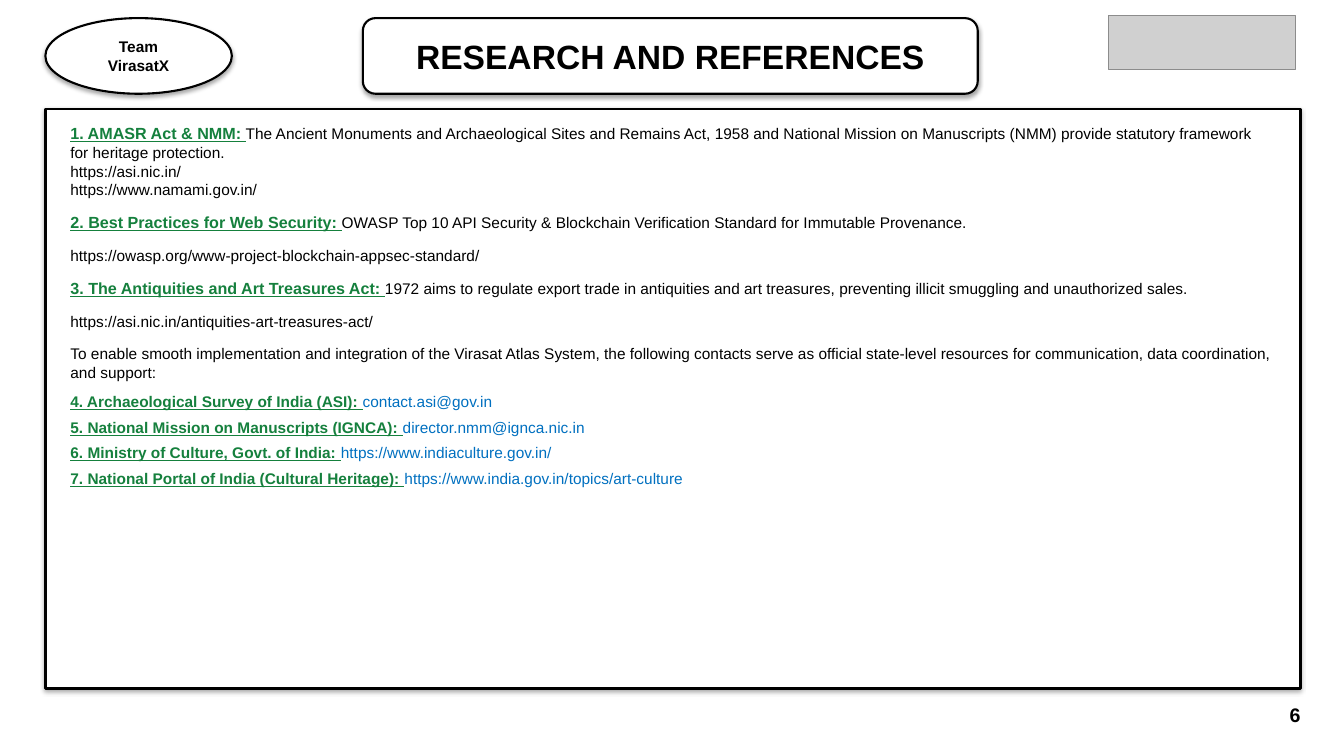
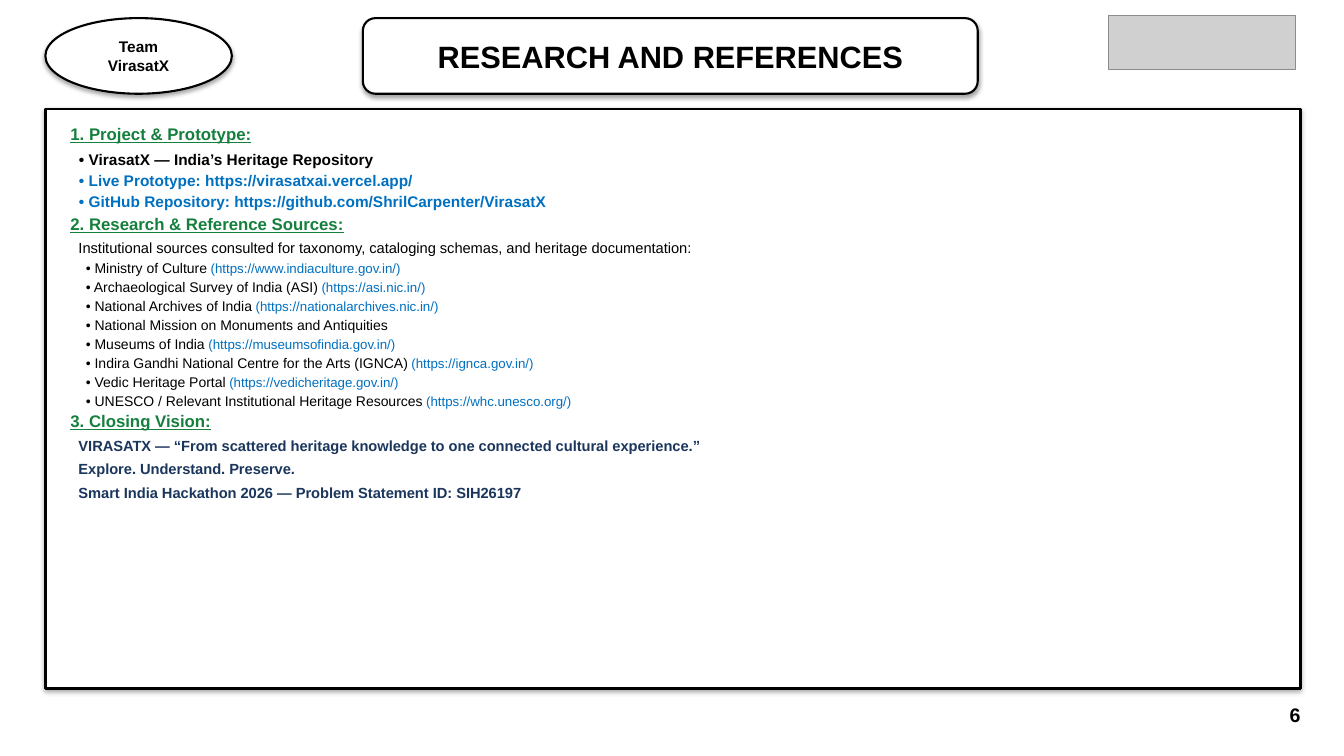
Before and after one commit to ShrilCarpenter/VirasatX, a slide deck: slide 6 of sih_presentation/SIH2026_VirasatX_Idea_Submission.pptx. Drawn at 1344x756 pixels with LibreOffice and Linux fonts; fonts in the diff are those of the drawing; grey boxes stand for pictures. Boxes give left, top, right and bottom in pixels: in the first picture for what was removed or moved away, otherwise in the second. Text is boxed around its words. In the diff, an @@ line names an element or a change of style, - is before the commit and + after.

Commit message:
fix(presentation): update VirasatX content with accurate, verified claims and zero visual design changes

```diff
--- a/sih_presentation/SIH2026_VirasatX_Idea_Submission.pptx
+++ b/sih_presentation/SIH2026_VirasatX_Idea_Submission.pptx
@@ rounded rectangle "RESEARCH AND REFERENCES" at (363,18,978,94): size 24 to 22 pt @@
@@ text at (70,128,700,498): text changed; size 11 to 10 pt @@
-1. AMASR Act & NMM: The Ancient Monuments and Archaeological Sites and Remains Act, 1958 and National Mission on Manuscripts (NMM) provide statutory framework for heritage protection.
-https://asi.nic.in/
-https://www.namami.gov.in/
-2. Best Practices for Web Security: OWASP Top 10 API Security & Blockchain Verification Standard for Immutable Provenance.
-https://owasp.org/www-project-blockchain-appsec-standard/
-3. The Antiquities and Art Treasures Act: 1972 aims to regulate export trade in antiquities and art treasures, preventing illicit smuggling and unauthorized sales.
-https://asi.nic.in/antiquities-art-treasures-act/
-To enable smooth implementation and integration of the Virasat Atlas System, the following contacts serve as official state-level resources for communication, data coordination, and support:
-4. Archaeological Survey of India (ASI): contact.asi@gov.in
-5. National Mission on Manuscripts (IGNCA): director.nmm@ignca.nic.in
-6. Ministry of Culture, Govt. of India: https://www.indiaculture.gov.in/
-7. National Portal of India (Cultural Heritage): https://www.india.gov.in/topics/art-culture
+1. Project & Prototype:
+• VirasatX — India’s Heritage Repository
+• Live Prototype: https://virasatxai.vercel.app/
+• GitHub Repository: https://github.com/ShrilCarpenter/VirasatX
+2. Research & Reference Sources:
+Institutional sources consulted for taxonomy, cataloging schemas, and heritage documentation:
+• Ministry of Culture (https://www.indiaculture.gov.in/)
+• Archaeological Survey of India (ASI) (https://asi.nic.in/)
+• National Archives of India (https://nationalarchives.nic.in/)
+• National Mission on Monuments and Antiquities
+• Museums of India (https://museumsofindia.gov.in/)
+• Indira Gandhi National Centre for the Arts (IGNCA) (https://ignca.gov.in/)
+• Vedic Heritage Portal (https://vedicheritage.gov.in/)
+• UNESCO / Relevant Institutional Heritage Resources (https://whc.unesco.org/)
+3. Closing Vision:
+VIRASATX — “From scattered heritage knowledge to one connected cultural experience.”
+Explore. Understand. Preserve.
+Smart India Hackathon 2026 — Problem Statement ID: SIH26197
```
Also in this commit, not shown: 3 other slides changed, 2 slides added, 2 slides removed, 14 other files.
